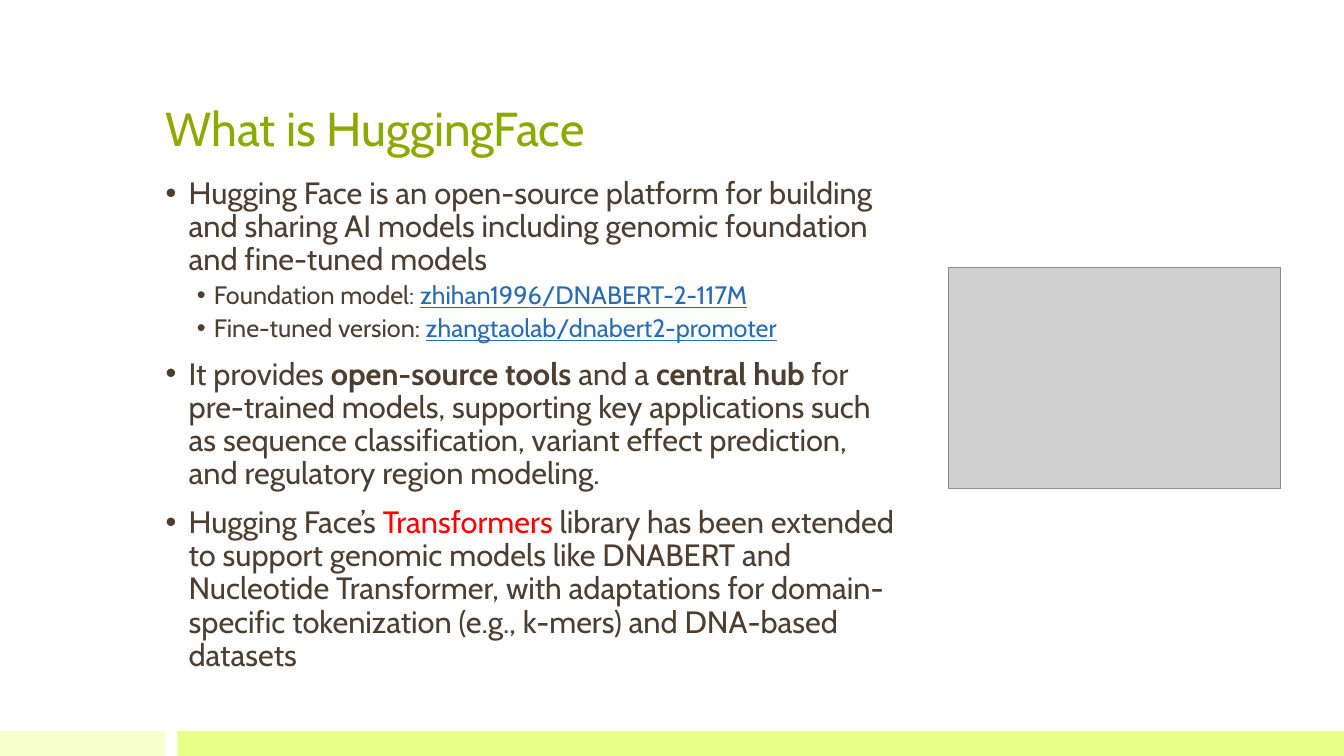
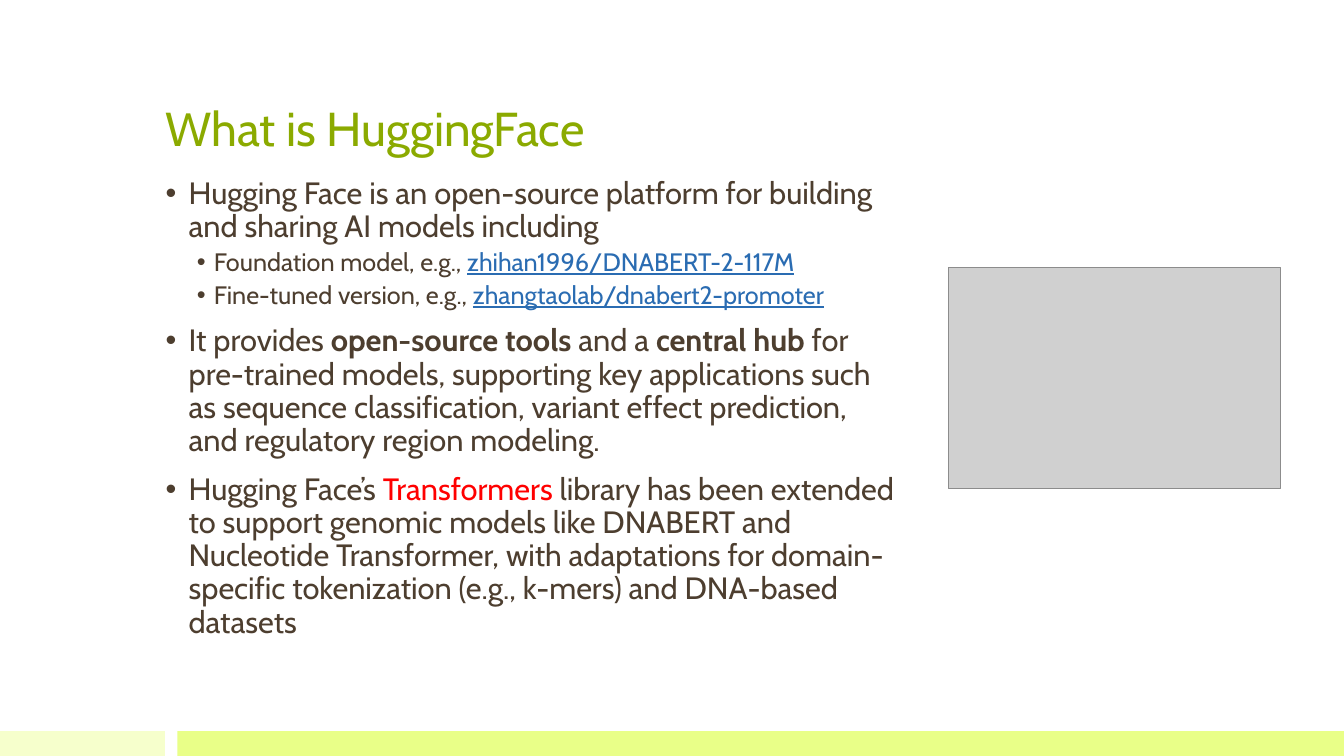
Before and after one commit to bioinfo-kaust/gfm-workshop, a slide deck: slide 16 of lecture_slides/2.day1_after_lunch/lecture_2_huggingface.pptx. Drawn at 1344x756 pixels with LibreOffice and Linux fonts; fonts in the diff are those of the drawing; grey boxes stand for pictures. Boxes give left, top, right and bottom in pixels: in the first picture for what was removed or moved away, otherwise in the second. Text is boxed around its words. In the diff, an @@ line names an element or a change of style, - is before the commit and + after.

Commit message:
Add embedding layer section to encoding notebook and update lecture slides
- Add Part 2.5: Embedding Layer section bridging tokenization and models
- Include practical demo of nn.Embedding with shape transformation
- Show how to inspect real model's embedding layer (DNABERT-2)
- Update summary with complete pipeline diagram
- Update lecture slides for Day 1

```diff
--- a/lecture_slides/2.day1_after_lunch/lecture_2_huggingface.pptx
+++ b/lecture_slides/2.day1_after_lunch/lecture_2_huggingface.pptx
@@ text at [189,181,872,310]: text changed; size 22 to 18 pt @@
-• Hugging Face is an open-source platform for building and sharing AI models including genomic foundation and fine-tuned models
-  • Foundation model: zhihan1996/DNABERT-2-117M
-  • Fine-tuned version: zhangtaolab/dnabert2-promoter
+• Hugging Face is an open-source platform for building and sharing AI models including
+  • Foundation model, e.g., zhihan1996/DNABERT-2-117M
+  • Fine-tuned version, e.g., zhangtaolab/dnabert2-promoter
```
Also in this commit, not shown: 12 other slides changed, 1 slide added, 3 other files.
